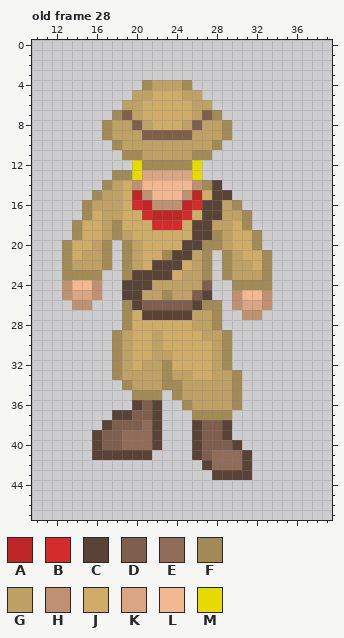
One commit to this pixel-art file: .gdignore/Aseprite/Explorer chop animation.aseprite. This is how it looked before the edit.
48x48 pixels, 40 frames. Shown: old frame 28: x 10..39, y 0..47. The commit also changed other frames, which this record leaves out.
Palette (. is transparent): A #bf2626  B #d62b2b  C #594236  D #805e4d  E #916c59  F #a18a55  G #bfa165  H #bf9173  J #cfad69  K #d9a582  L #f2b891  M #e6da00
Pixels before, old frame 28, first column x 13:
 4 ........FGGGF........
 5 .......GGJJJGG.......
 6 ......GGJJJJJGG......
 7 .....FDGJJJJJGDF.....
 8 ....FGGDGJJJGDGGF....
 9 ....FGGGDDDDDGGGF....
10 .....FGGGGGGGGGF.....
11 ......FFGGGGGFF......
12 .......MFFFFFM.......
13 .....FFMKKKKKM.......
14 ....FGJHLLLLLHFC.....
15 ...FGGJAHLLLHAJCC....
16 ..FGGGJBAHHHABCCGF...
17 ..FJGGJJBAAABJCCGGF..
18 .FJJGFJJJBBBJCCGGJF..
19 .FJJGFGJJJJJJCCFGJJF.
20 FJJGF.FGJJJJCCFFGJJF.
21 FJGGF.FGJJFCCGF.FGJJF
22 FGGGF.FGJCCCJGF.FGGJF
23 FFFF..FCCCCJGGF.FGGGF
24 HLLH..CCCGGGGGD..FFFF
25 HKKH..CCGGFGGDC..HLLH
26 .HH...FCDDDDDCFF.HKKH
27 ......FJCCCCCGGF..HH.
28 ......FJJJJJJGGF.....
29 .....FGJJGJJJJGGF....
30 .....FGJJGJJJJJGF....
31 .....FGJJGGJJJJGF....
32 .....FGJGGFJJJJGF....
33 .....FGGGGFGGJJGGF...
34 ......FGGGFFGGGGGF...
35 .......FFF.FGGGGGF...
36 .......CDC..FGGGGF...
37 .....CCDDC...FFFF....
38 ....CDDDEC...CDDC....
39 ...CDDEEEC...CDDC....
40 ...CDDEEEC...CDDDC...
41 ...CCCCCC....CDEEEC..
42 ..............CEEEC..
43 ...............CCCC..
Once edited:
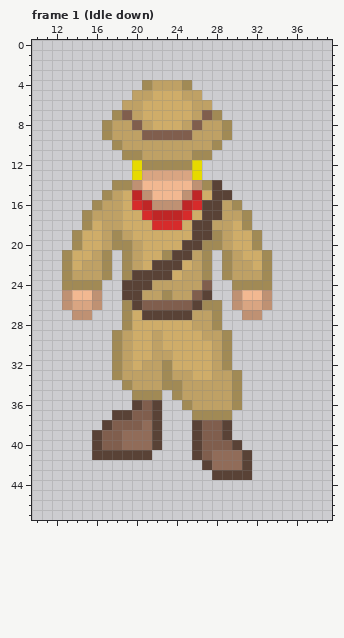
A new or re-ordered frame is compared with the old frame closest to it.
Message: Righ facing chop half done (recoil missing) + tentative idle anims
Diff:
frames 40 -> 46
Changed rows in their new state; - is an unchanged pixel.
Frame 1 (Idle down) is new; against old frame 28, layer "Ed":
first column x 13:
13 -----..
14 ----.FF
15 ---.F--
16 --.F---
17 ---G---
18 -.F--G-
20 .F-JGF-
21 --J----
22 -J-----
23 -GGGF--
24 FFFF---
25 -LL----
26 HKKH---
27 -HH----
